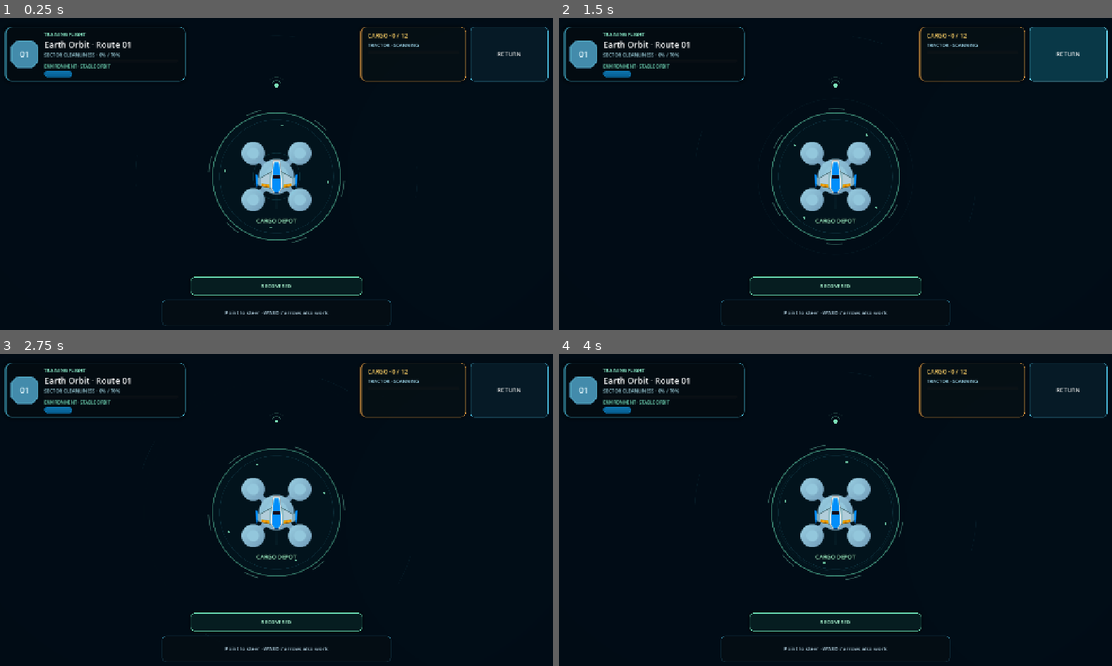
Above: before the commit, frames 1-4 (two rows, left to right).
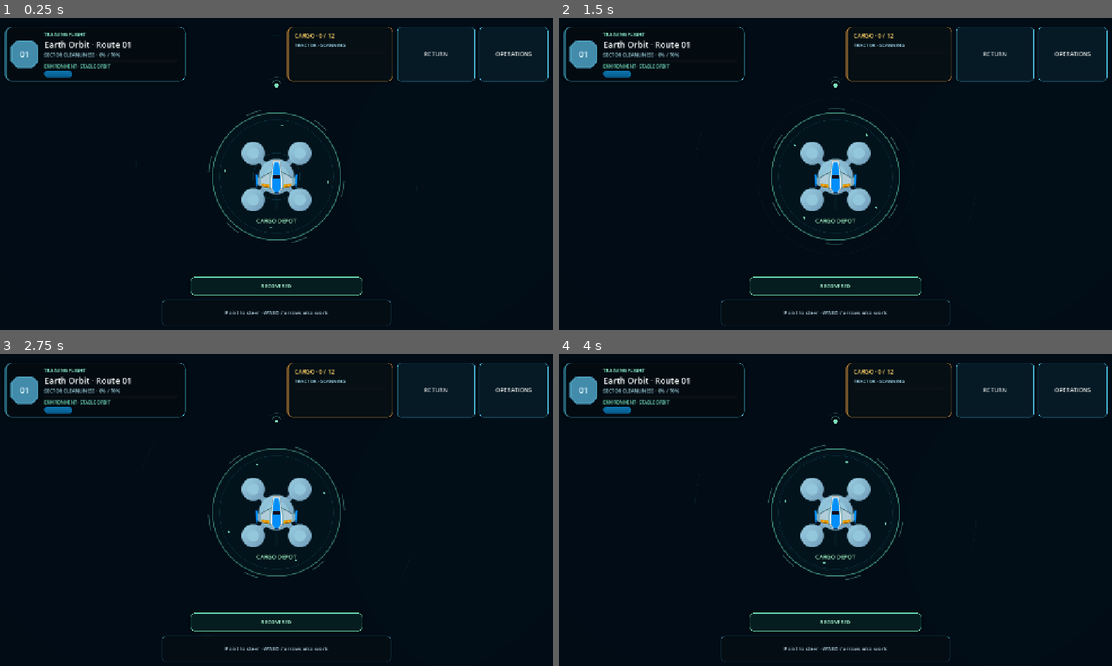
Above: after the commit, the same moments.

Repository: EwertonMendes/Orbital-Cleanup-Co.
Game: Godot game, scene res://src/ui/screens/flight/flight_screen.tscn
The game is run twice, just before and just after one commit, with the same random seed, the same clock (stepped at 60 frames per second) and the same inputs. This scene is started directly instead of the project's main scene.
Inputs (mouse positions are in pixels of both pictures, inside the frame that each line leads up to):
- Up to frame 1 (0.25 s): no input
- Up to frame 2 (1.5 s): click (1073, 55) at 0.5 s, where only the run after the commit has a clickable "OPERATIONS"; click "RETURN" at 1.25 s
- Up to frame 3 (2.75 s): move the mouse to (398, 497) at 2.02 s; hold D from 2.03 s (still down); click (398, 497) at 2.17 s
- Up to frame 4 (4 s): release D at 2.75 s; drag from (724, 528) to (835, 513) at 2.77 s; move the mouse to (890, 441) at 3.52 s; hold D from 3.53 s (still down); click (890, 441) at 3.67 s

The runs differ from the first frame. In frame 1, 0.9% of the frame differs, in the area x 51-97%, y 2-21%; in frame 2, 3.2%, in the area x 51-100%, y 2-21%; in frame 3, 0.9%; in frame 4, 0.9%.
Error in both runs: Assertion failed: SectorRuntime must be configured before entering the tree. (res://src/game/sector/sector_runtime.gd:47)

Commit message:
ui: add operations overlay host and warp layer

Diff:
--- a/src/ui/screens/flight/flight_screen.tscn
+++ b/src/ui/screens/flight/flight_screen.tscn
@@ -15,6 +15,7 @@
 [ext_resource type="Script" path="res://src/game/visual/flight_feedback.gd" id="13"]
 [ext_resource type="Script" path="res://src/game/environment/environment_runtime.gd" id="14"]
 [ext_resource type="Script" path="res://src/ui/components/depot_navigation_guide.gd" id="15"]
+[ext_resource type="Script" path="res://src/ui/components/warp_travel_transition.gd" id="16"]
 
 [sub_resource type="CircleShape2D" id="UnloadShape"]
 radius = 145.0
@@ -191,6 +192,20 @@
 world_path = NodePath("../World")
 post_process_path = NodePath("../WorldPost/WorldPostProcess")
 
+[node name="TravelFX" type="CanvasLayer" parent="."]
+layer = 8
+
+[node name="WarpTravelTransition" type="Control" parent="TravelFX"]
+unique_name_in_owner = true
+layout_mode = 3
+anchors_preset = 15
+anchor_right = 1.0
+anchor_bottom = 1.0
+grow_horizontal = 2
+grow_vertical = 2
+mouse_filter = 2
+script = ExtResource("16")
+
 [node name="HUD" type="CanvasLayer" parent="."]
 layer = 10
 
@@ -399,6 +414,16 @@
 theme_override_styles/pressed = SubResource("ReturnButtonHover")
 text = "RETURN"
 
+[node name="OperationsButton" type="Button" parent="HUD/HudRoot/SafeArea/Layout/TopBar"]
+unique_name_in_owner = true
+custom_minimum_size = Vector2(156, 54)
+layout_mode = 2
+theme_override_font_sizes/font_size = 13
+theme_override_styles/normal = SubResource("ReturnButtonNormal")
+theme_override_styles/hover = SubResource("ReturnButtonHover")
+theme_override_styles/pressed = SubResource("ReturnButtonHover")
+text = "OPERATIONS"
+
 [node name="MainSpacer" type="Control" parent="HUD/HudRoot/SafeArea/Layout"]
 layout_mode = 2
 size_flags_vertical = 3
@@ -455,3 +480,13 @@
 horizontal_alignment = 1
 vertical_alignment = 1
 autowrap_mode = 2
+
+[node name="OperationsOverlayHost" type="Control" parent="HUD/HudRoot"]
+unique_name_in_owner = true
+layout_mode = 1
+anchors_preset = 15
+anchor_right = 1.0
+anchor_bottom = 1.0
+grow_horizontal = 2
+grow_vertical = 2
+mouse_filter = 1
Not shown: 1 places in src/ui/screens/flight/flight_screen.tscn that only renumber resources
